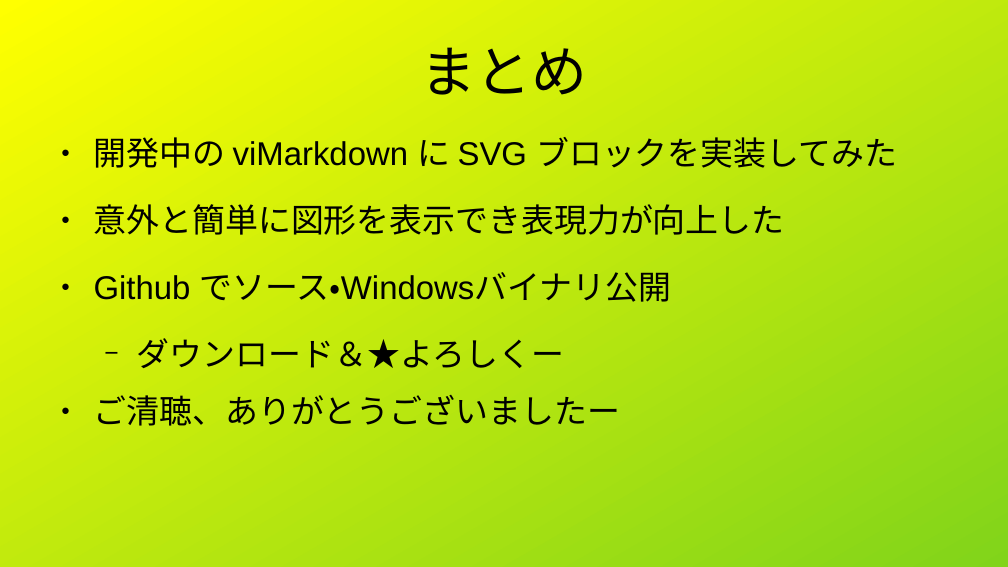
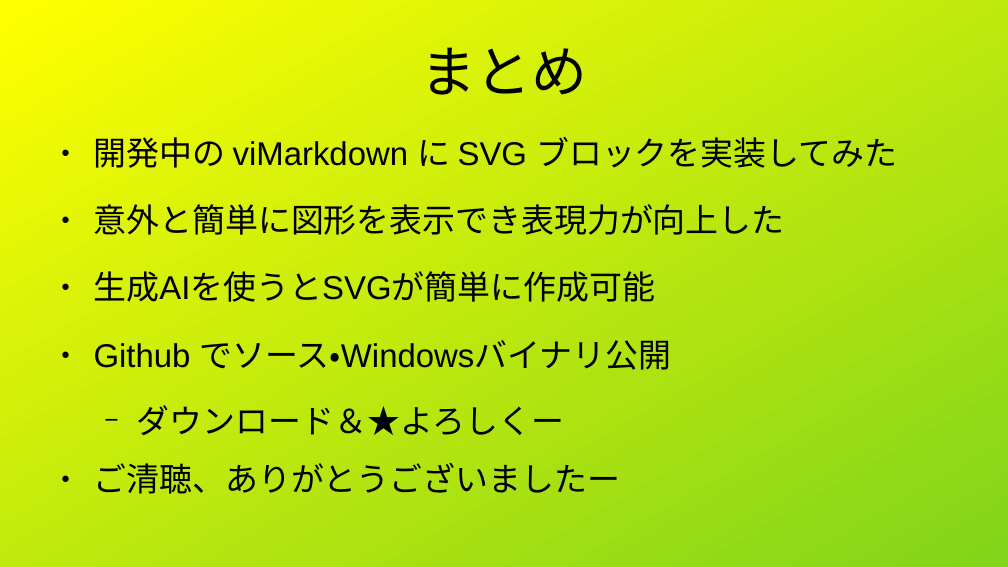
Before and after one commit to shigmas/viMarkdown, a slide deck: slide 8 of tech/ja/LT20260614/SVGブロックを実装してみた.odp. Drawn at 1008x567 pixels with LibreOffice and Linux fonts; fonts in the diff are those of the drawing. Boxes give left, top, right and bottom in pixels: in the first picture for what was removed or moved away, otherwise in the second. Text is boxed around its words. In the diff, an @@ line names an element or a change of style, - is before the commit and + after.

Commit message:
slide

```diff
--- a/tech/ja/LT20260614/SVGブロックを実装してみた.odp
+++ b/tech/ja/LT20260614/SVGブロックを実装してみた.odp
@@ text at (94,271,655,302): paragraph added @@
+● 生成AIを使うとSVGが簡単に作成可能
```
Also in this commit, not shown: 2 other files.
